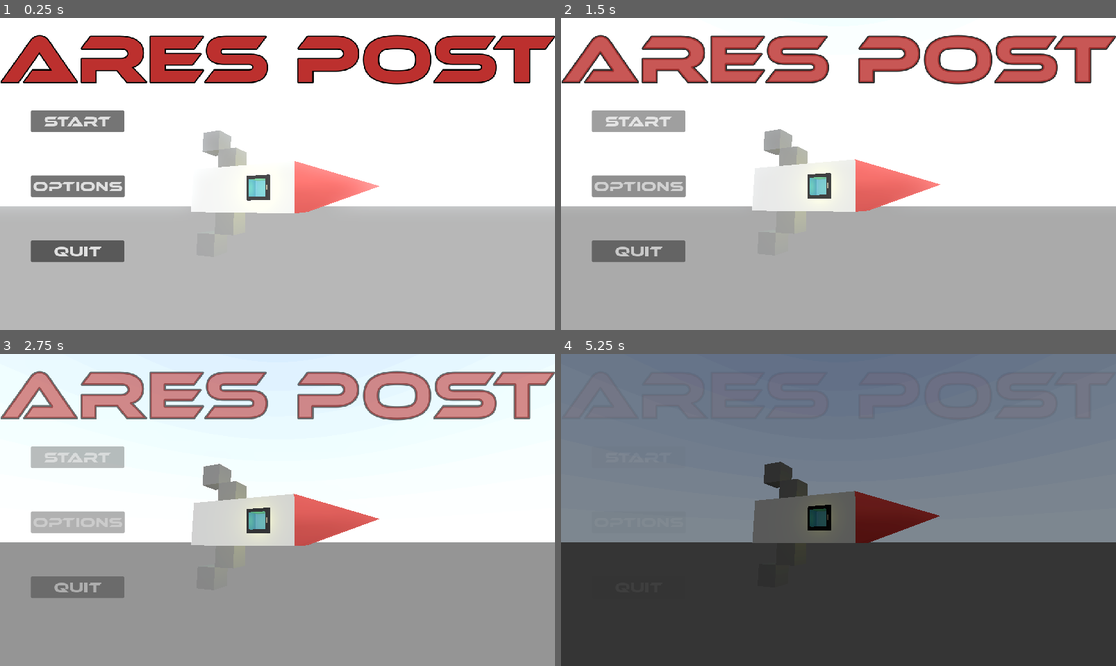
Above: before the commit, frames 1-4 (two rows, left to right).
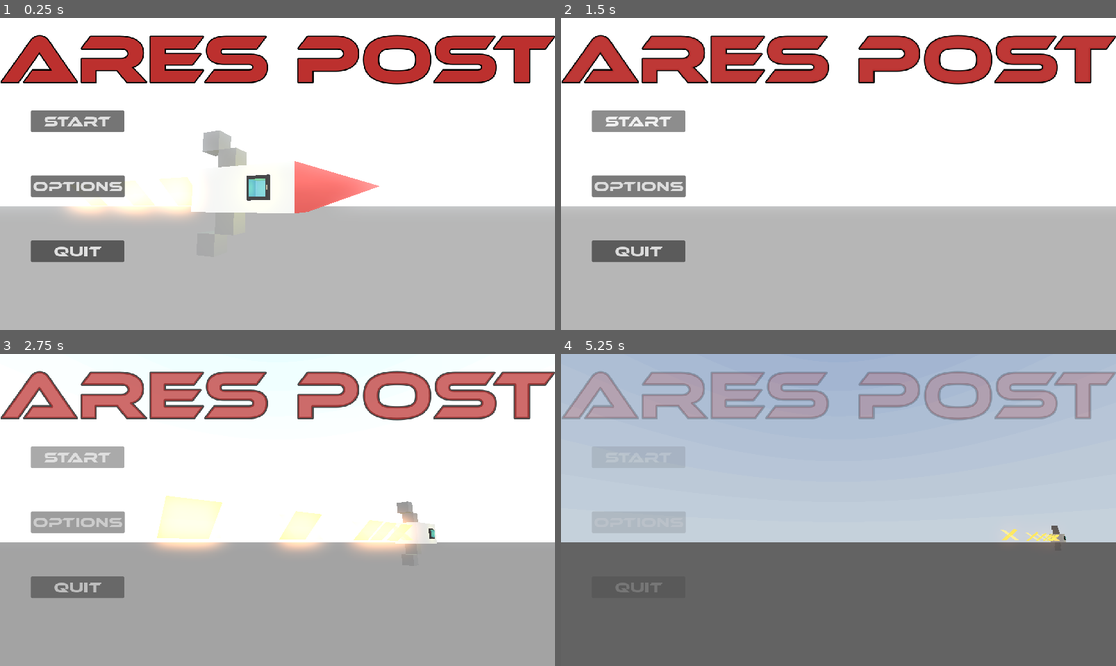
Above: after the commit, the same moments.

Repository: christiansuar/ares-post
Game: Godot game, scene res://Scenes/Cutscenes/Intro.tscn
The game is run twice, just before and just after one commit, with the same random seed, the same clock (stepped at 60 frames per second) and the same inputs. A sky picture missing from this copy of the repository is replaced by a grey-blue gradient.
Inputs:
- Up to frame 1 (0.25 s): no input
- Up to frame 2 (1.5 s): click "Options" at 0.5 s; click "Start" at 1.25 s
- Up to frame 3 (2.75 s): click "Start" at 2 s
- Up to frame 4 (5.25 s): click "Start" at 2.75 s

The runs differ from the first frame. In frame 1, 1.0% of the frame differs, in the area x 11-36%, y 51-65%; in frame 2, 10%; in frame 3, 16%; in frame 4, 100%, in the area x 0-100%, y 0-100%.

Commit message:
added rocket fuel thing

Diff:
--- a/Scenes/Cutscenes/Intro.tscn
+++ b/Scenes/Cutscenes/Intro.tscn
@@ -1,8 +1,9 @@
-[gd_scene load_steps=14 format=3 uid="uid://b3c68j36hxiii"]
+[gd_scene load_steps=20 format=3 uid="uid://b3c68j36hxiii"]
 
 [ext_resource type="Script" path="res://Scenes/Cutscenes/intro.gd" id="1_foovp"]
 [ext_resource type="Texture2D" uid="uid://bh6ec7xgp61jh" path="res://Textures/SkyBox/panorama_image (3).png" id="1_lflb7"]
 [ext_resource type="PackedScene" uid="uid://diwsvjp4fdar0" path="res://Models/space_ship.tscn" id="2_5epk5"]
+[ext_resource type="Material" uid="uid://16w5kij6tr74" path="res://Textures/Spaceships/new_standard_material_3d.tres" id="4_f63mc"]
 [ext_resource type="FontFile" uid="uid://cpe8jjixtgmjm" path="res://Fonts/ethnocentric/ethnocentric rg.otf" id="4_smjl0"]
 
 [sub_resource type="PanoramaSkyMaterial" id="PanoramaSkyMaterial_dqeg7"]
@@ -61,7 +62,7 @@
 tracks/0/path = NodePath("AnimationPlayer/SpaceShip")
 tracks/0/interp = 1
 tracks/0/loop_wrap = true
-tracks/0/keys = PackedFloat32Array(0, 1, 0, 0, 0, 5.125, 1, 0, 0.25, 0, 10, 1, 0, 0, 0, 14.875, 1, 0, -0.25, 0, 20, 1, 0, 0, 0, 25.125, 1, 0, 0.25, 0, 30, 1, 0, 0, 0, 34.875, 1, 0, -0.25, 0, 40, 1, 0, 0, 0, 45, 1, 0, 0.25, 0, 50, 1, 0, 0, 0, 55, 1, 0, -0.25, 0, 60, 1, 0, 0, 0)
+tracks/0/keys = PackedFloat32Array(0, 1, 0, 0, 0, 5.125, 1, 0, 0.5, 0, 10, 1, 0, 0, 0, 14.6719, 1, 0, -0.5, 0, 20, 1, 0, 0, 0, 25.125, 1, 0, 0.5, 0, 30, 1, 0, 0, 0, 34.6719, 1, 0, -0.5, 0, 40, 1, 0, 0, 0, 45, 1, 0, 0.5, 0, 50, 1, 0, 0, 0, 54.7969, 1, 0, -0.5, 0, 60, 1, 0, 0, 0)
 tracks/1/type = "value"
 tracks/1/imported = false
 tracks/1/enabled = true
@@ -128,6 +129,23 @@
 "RESET": SubResource("Animation_nhgx5")
 }
 
+[sub_resource type="ParticleProcessMaterial" id="ParticleProcessMaterial_oi17d"]
+
+[sub_resource type="QuadMesh" id="QuadMesh_305rg"]
+material = ExtResource("4_f63mc")
+
+[sub_resource type="ParticleProcessMaterial" id="ParticleProcessMaterial_mqjoh"]
+
+[sub_resource type="StandardMaterial3D" id="StandardMaterial3D_gr2vw"]
+transparency = 1
+albedo_color = Color(0.941176, 0.627451, 0.580392, 0.603922)
+emission_enabled = true
+emission = Color(0.961747, 0.456102, 1.73271e-06, 1)
+emission_energy_multiplier = 4.0
+
+[sub_resource type="QuadMesh" id="QuadMesh_6rra1"]
+material = SubResource("StandardMaterial3D_gr2vw")
+
 [sub_resource type="StyleBoxEmpty" id="StyleBoxEmpty_s7m5n"]
 
 [sub_resource type="LabelSettings" id="LabelSettings_cvulh"]
@@ -156,6 +174,24 @@
 movie_quit_on_finish = true
 
 [node name="SpaceShip" parent="AnimationPlayer" instance=ExtResource("2_5epk5")]
+
+[node name="GPUParticles3D" type="GPUParticles3D" parent="AnimationPlayer/SpaceShip"]
+transform = Transform3D(-1.41421, -1.4924e-07, 1.41421, -1.41421, -6.18172e-08, -1.41421, 1.4924e-07, -2, -6.18172e-08, 0, 1, 3)
+lifetime = 2.0
+speed_scale = 4.0
+randomness = 1.0
+local_coords = true
+process_material = SubResource("ParticleProcessMaterial_oi17d")
+draw_pass_1 = SubResource("QuadMesh_305rg")
+
+[node name="GPUParticles3D2" type="GPUParticles3D" parent="AnimationPlayer/SpaceShip"]
+transform = Transform3D(1.41421, -2.56055e-08, 1.41421, -1.41421, -6.18172e-08, 1.41421, 2.56055e-08, -2, -6.18172e-08, 0, 1, 3)
+lifetime = 2.0
+speed_scale = 4.0
+randomness = 1.0
+local_coords = true
+process_material = SubResource("ParticleProcessMaterial_mqjoh")
+draw_pass_1 = SubResource("QuadMesh_6rra1")
 
 [node name="Camera3D" type="Camera3D" parent="AnimationPlayer"]
 transform = Transform3D(-0.369747, 0.145348, 0.917693, 0, 0.987688, -0.156434, -0.929133, -0.0578411, -0.365195, 8.398, 0.277, -4.748)
@@ -225,6 +261,6 @@
 label_settings = SubResource("LabelSettings_cvulh")
 horizontal_alignment = 1
 
-[connection signal="pressed" from="mainmenu/VBoxContainer/Start" to="." method="_on_button_pressed"]
+[connection signal="pressed" from="mainmenu/VBoxContainer/Start" to="." method="_on_start_pressed"]
 [connection signal="pressed" from="mainmenu/VBoxContainer/Options" to="." method="_on_button_pressed"]
 [connection signal="pressed" from="mainmenu/VBoxContainer/Quit" to="." method="_on_button_2_pressed"]
--- a/Scenes/Cutscenes/intro.gd
+++ b/Scenes/Cutscenes/intro.gd
@@ -9,22 +9,29 @@
 	intro_player.play("Idle (main menu)")
 
 
-func _on_button_pressed() -> void:
+
+
+
+func _on_button_2_pressed() -> void:
+	get_tree().quit()
+
+
+func _on_start_pressed() -> void:
 	if spam_prev:
 		#PREVENTS SPAMMING THE BUTTON
 		spam_prev = false
 
 		var tween1 = get_tree().create_tween()
 		var tween2 = get_tree().create_tween()
+		var tween3 = get_tree().create_tween()
+		var tween4 = get_tree().create_tween()
 
 		tween1.tween_property(env_exposure, "tonemap_exposure", 0.0, 5.0)
 		tween2.tween_property($mainmenu, "modulate:a", 0.0, 5.0)
+		tween3.tween_property($AnimationPlayer/SpaceShip, "position:z", -100, 5.0)
+		tween4.tween_property($AnimationPlayer/Camera3D, "rotation:y" , -45, .5).as_relative()
 
 		await tween1.finished
 
 
 		intro_player.play("Mission Brief")
-
-
-func _on_button_2_pressed() -> void:
-	get_tree().quit()
--- /dev/null
+++ b/Textures/Spaceships/new_standard_material_3d.tres
@@ -0,0 +1,7 @@
+[gd_resource type="StandardMaterial3D" format=3 uid="uid://16w5kij6tr74"]
+
+[resource]
+albedo_color = Color(1, 0.192157, 0.12549, 1)
+emission_enabled = true
+emission = Color(0.866667, 0.4, 0.141176, 1)
+emission_energy_multiplier = 4.0
Binary file added: Models/hq720.jpg
Not shown, added: Models/hq720.jpg.import
